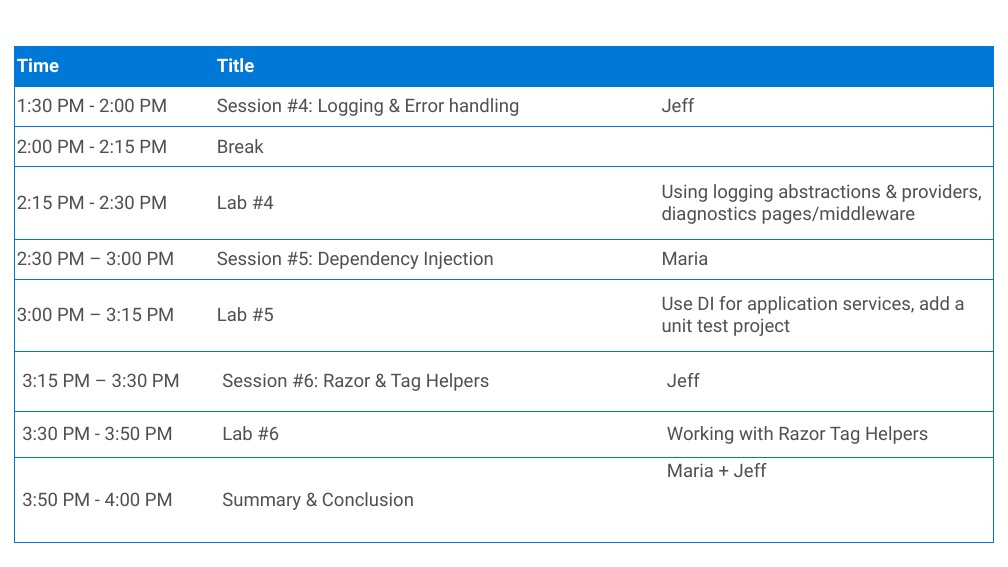
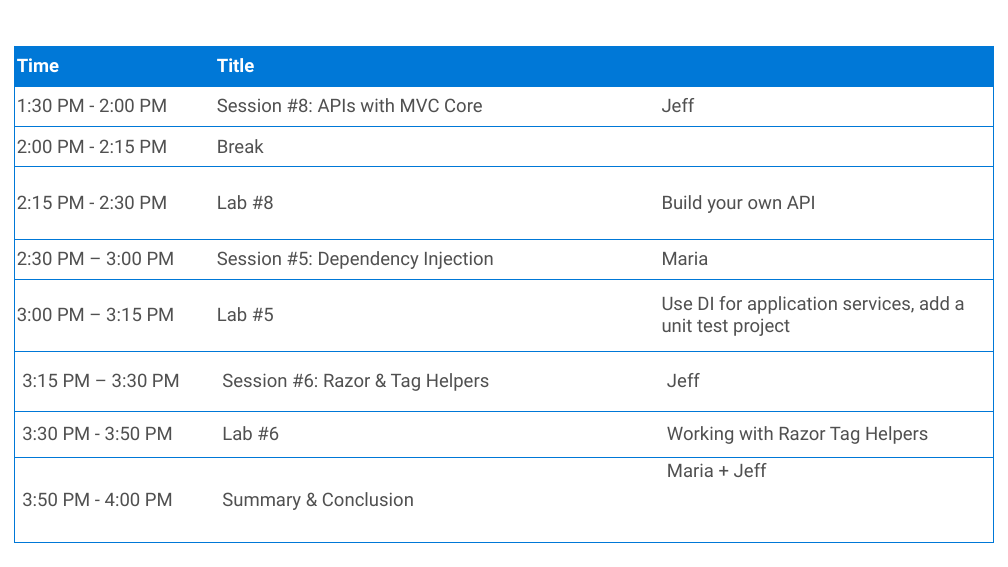
Before and after one commit to mjrousos/aspnetcore-workshop, a slide deck: slide 2 of Slides/Intro to Routing and MVC.pptx. Drawn at 1008x567 pixels with LibreOffice and Linux fonts; fonts in the diff are those of the drawing; background and template pictures are left out. Boxes give left, top, right and bottom in pixels: in the first picture for what was removed or moved away, otherwise in the second. Text is boxed around its words. In the diff, an @@ line names an element or a change of style, - is before the commit and + after.

Commit message:
Swapped out lab 5 for 8

```diff
--- a/Slides/Intro to Routing and MVC.pptx
+++ b/Slides/Intro to Routing and MVC.pptx
@@ table at (15, 46, 993, 543) @@
-row 2, column 2: Session #4: Logging & Error handling
+row 2, column 2: Session #8: APIs with MVC Core
-row 4, column 2: Lab #4
+row 4, column 2: Lab #8
-row 4, column 3: Using logging abstractions & providers, diagnostics pages/middleware
+row 4, column 3: Build your own API
```
